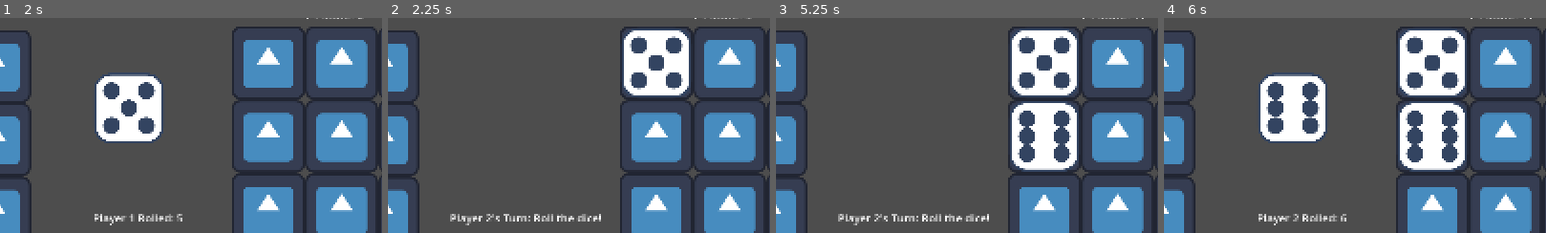
Above: before the commit, frames 1-4 (left to right).
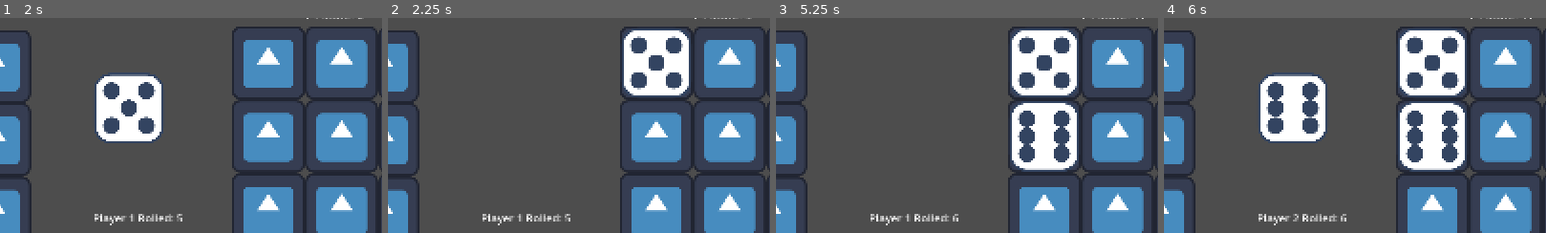
Above: after the commit, the same moments.

Repository: ggary104/High-Rollers
Game: Godot game, scene res://scenes/main_menu.tscn
Same seed, same stepped clock (60 frames per second), same inputs: the game is played once before the commit and once after it. The engine's default icon, where the game draws it, is replaced by a stand-in: a white triangle on a blue panel in a dark square.
Inputs (mouse positions are % of the whole screen's width and height, from its top left):
- Up to frame 1 (2 s): click "Player 1" at 0.5 s; click "Roll" at 1.25 s
- Up to frame 2 (2.25 s): tap Enter at 2 s; move the mouse to (67, 17) at 2.02 s; press the mouse at (67, 17) at 2.03 s
- Up to frame 3 (5.25 s): tap Space at 2.75, 5 s; move the mouse to (76, 17) at 2.77 s; release the mouse at (76, 17) at 2.78 s; click (76, 17) at 2.85 s; tap Enter at 3.5 s; move the mouse to (86, 17) at 3.52 s; press the mouse at (86, 17) at 3.53 s; release the mouse at (86, 17) at 4.25 s; click "Roll" at 4.25 s; move the mouse to (67, 34) at 5.02 s; click (67, 34) at 5.1 s
- Up to frame 4 (6 s): tap Enter at 5.75 s; move the mouse to (76, 34) at 5.77 s; press the mouse at (76, 34) at 5.78 s
The pictures show only the part of the screen within x 32-82%, y 7-57%; the shares and areas given below are measured in that part.

Frame 1 is identical in both runs. In frame 2, 0.9% of the frame differs, in the area x 16-56%, y 91-97%; in frame 3, 0.9%; in frame 4, nothing differs.

Commit message:
Did some final cleanups and fixes

Diff:
--- a/game/scenes/game.gd
+++ b/game/scenes/game.gd
@@ -24,16 +24,14 @@
 
 # Variables used in labels to display the scores and Which Players Turn Is It
 # On ready -> They need to load when the labels are loaded
-@onready var player1_score_label = $"UI-Elements/Player1Score"
-@onready var player2_score_label = $"UI-Elements/Player2Score"
-@onready var player1_roll_button = $"UI-Elements/Player1RollButton"
-@onready var player2_roll_button = $"UI-Elements/Player2RollButton"
-@onready var turn_indicator_label = $"UI-Elements/TurnIndicator"
-@onready var player1_roll = $"UI-Elements/Player1Roll"
-@onready var player2_roll = $"UI-Elements/Player2Roll"
-@onready var player1_dice_grid = $Board/DiceGrid
-@onready var player2_dice_grid = $Board/DiceGrid2
-@onready var dice_spawn_position = $Board/DiceSpawnPosition
+@onready var player1_score_label = $"UI-Elements/Player1Score" as Label
+@onready var player2_score_label = $"UI-Elements/Player2Score" as Label
+@onready var player1_roll_button = $"UI-Elements/Player1RollButton" as Button
+@onready var player2_roll_button = $"UI-Elements/Player2RollButton" as Button
+@onready var turn_indicator_label = $"UI-Elements/TurnIndicator" as Label
+@onready var player1_dice_grid = $Board/DiceGrid as DiceGrid
+@onready var player2_dice_grid = $Board/DiceGrid2 as DiceGrid
+@onready var dice_spawn_position = $Board/DiceSpawnPosition as Marker2D
 
 
 func _ready() -> void:
@@ -130,16 +128,16 @@
 	roll_dice()
 	update_ui()
 	await get_tree().create_timer(1.2).timeout  # delay before placing dice
-	var choice = computer_choice() #Then get the best choice
-	var tile = player2_dice_grid.get_tile(choice)
+	var choice: Vector2i = computer_choice() #Then get the best choice
+	var tile: DiceTile = player2_dice_grid.get_tile(choice)
 	place_dice(tile)
 
 
-func remove_opponent_dice(row_index, roll_value):
-
-	var opponent_rows = player2_rows if player_turn == 1 else player1_rows
-	var current_board = player2_dice_grid if player_turn == 1 else player1_dice_grid
-	var column = 0
+func remove_opponent_dice(row_index: int, roll_value: int):
+
+	var opponent_rows: Array = player2_rows if player_turn == 1 else player1_rows
+	var current_board: DiceGrid = player2_dice_grid if player_turn == 1 else player1_dice_grid
+	var column: int = 0
 
 	for value in opponent_rows[row_index]:
 		print(row_index)
@@ -149,9 +147,9 @@
 			opponent_rows[row_index][column] = 0
 			print_player_grids()
 			var destroyed_dice_index := Vector2i(column, row_index)
-			var tile = current_board.get_tile(destroyed_dice_index)
+			var tile: DiceTile = current_board.get_tile(destroyed_dice_index)
 			print(tile.index)
-			var dice = tile.dice
+			var dice: Dice = tile.dice
 			print(dice)
 			# TODO: Make dice send a signal to tile that sets the tile's dice property to null
 			dice.destroy()
@@ -159,12 +157,14 @@
 
 		column += 1
 
-
-func calculate_column_score(column):
-	var score = 0
-	var counts = {}
-
-	for die_value in column:
+	update_ui()
+
+
+func calculate_row_score(row: Array) -> int:
+	var score: int = 0
+	var counts := {}
+
+	for die_value in row:
 		#Get the number of times a digit ocurred
 		if die_value > 0:
 			if not counts.has(die_value):
@@ -173,41 +173,45 @@
 
 	for die_value in counts:
 		#Calculate the score based on the frequency
-		var num_of_dice = counts[die_value]
+		var num_of_dice: int = counts[die_value]
 		score += num_of_dice * die_value * num_of_dice
 
 	return score
 
 
-func switch_turn():
+func switch_turn() -> void:
 	check_game_over()
-	if(player_turn == 1):
+	if player_turn == 1:
 		player_turn = 2
-	else	:
+		player2_turn()
+	else:
 		player_turn = 1
-
-	update_ui()
-	# start next turn
-	if player_turn == 1:
 		player1_turn()
-	else:
-		player2_turn()
-
-
-func check_game_over():
-	var player1_full = true
+
+
+func check_game_over() -> void:
+	var player1_full: bool = true
 	for i in player1_rows:
 		if 0 in i:
 			player1_full = false
 
-	var player2_full = true
+	var player2_full: bool = true
 	for i in player2_rows:
 		if 0 in i:
 			player2_full = false
 
 	if player1_full or player2_full:
-		var player1_scores = calculate_column_score(player1_rows[0]) + calculate_column_score(player1_rows[1]) + calculate_column_score(player1_rows[2])
-		var player2_scores = calculate_column_score(player2_rows[0]) + calculate_column_score(player2_rows[1]) + calculate_column_score(player2_rows[2])
+		var player1_scores: int = (
+				calculate_row_score(player1_rows[0])
+				+ calculate_row_score(player1_rows[1])
+				+ calculate_row_score(player1_rows[2])
+		)
+
+		var player2_scores: int = (
+				calculate_row_score(player2_rows[0])
+				+ calculate_row_score(player2_rows[1])
+				+ calculate_row_score(player2_rows[2])
+		)
 
 		if player1_scores > player2_scores:
 			GameManager.winner_text = "Player 1 Wins";
@@ -224,8 +228,8 @@
 	var rows = [player2_rows[0], player2_rows[1], player2_rows[2]] #Get the value of the columns
 	var opponet_rows = [player1_rows[0], player1_rows[1], player1_rows[2]] #Opponent column to figure out the best move
 
-	var randice = get_random_tile()
-	return randice
+	var random_move: Vector2i = get_random_tile()
+	return random_move
 
 	#for i in range(3):
 		#if rows[i][2] != 0:
@@ -257,7 +261,7 @@
 
 
 func get_random_tile() -> Vector2i:
-	var random_tile_index = Vector2i.ZERO
+	var random_tile_index := Vector2i.ZERO
 	random_tile_index.x = randi() % 3
 	random_tile_index.y = randi() % 3
 
@@ -270,16 +274,16 @@
 # TODO: Put score calculation into its own function
 # TODO: Add UI management into its own node/script
 func update_ui():
-	var player1_score = (
-			calculate_column_score(player1_rows[0])
-			+ calculate_column_score(player1_rows[1])
-			+ calculate_column_score(player1_rows[2])
+	var player1_score: int = (
+			calculate_row_score(player1_rows[0])
+			+ calculate_row_score(player1_rows[1])
+			+ calculate_row_score(player1_rows[2])
 	)
 
-	var player2_score = (
-			calculate_column_score(player2_rows[0])
-			+ calculate_column_score(player2_rows[1])
-			+ calculate_column_score(player2_rows[2])
+	var player2_score: int = (
+			calculate_row_score(player2_rows[0])
+			+ calculate_row_score(player2_rows[1])
+			+ calculate_row_score(player2_rows[2])
 	)
 
 	player1_score_label.text = "P1 Score: " + str(player1_score)
--- a/game/scenes/game_over.gd
+++ b/game/scenes/game_over.gd
@@ -1,6 +1,8 @@
 extends Control
 
-func _ready():
+@onready var ResultLabel = $VBoxContainer/Result as Label
+
+func _ready() -> void:
 	$VBoxContainer/Result.text = GameManager.winner_text
 
 
--- a/game/scenes/main_menu.gd
+++ b/game/scenes/main_menu.gd
@@ -1,11 +1,11 @@
 extends Control
 
 
-func _on_player_one_button_pressed():
+func _on_player_one_button_pressed() -> void:
 	GameManager.playerNumber = 1
 	SceneManager.change_scene("res://scenes/game.tscn")
 
 
-func _on_player_two_button_pressed():
+func _on_player_two_button_pressed() -> void:
 	GameManager.playerNumber = 2
 	SceneManager.change_scene("res://scenes/game.tscn")
--- a/game/scripts/SceneManager.gd
+++ b/game/scripts/SceneManager.gd
@@ -1,4 +1,4 @@
 extends Node
 
-func change_scene(scene_path):
+func change_scene(scene_path: String) -> void:
 	get_tree().change_scene_to_file(scene_path)
--- a/game/scripts/dice.gd
+++ b/game/scripts/dice.gd
@@ -1,9 +1,9 @@
 class_name Dice
 extends Node2D
 
-@onready var sprite = $AnimatedSprite2D
+@onready var sprite = $AnimatedSprite2D as AnimatedSprite2D
 
-var score_value:int = 0:
+var score_value: int = 0:
 	set = set_score_value,
 	get = get_score_value
 
@@ -12,9 +12,10 @@
 	pass
 
 
-func set_score_value(new_score_value:int) -> void:
+func set_score_value(new_score_value: int) -> void:
 	score_value = new_score_value
-	sprite.play(str(score_value))
+	var score_value_as_string: String = str(score_value)
+	sprite.play(score_value_as_string)
 
 
 func get_score_value() -> int:
--- a/game/scripts/dice_grid.gd
+++ b/game/scripts/dice_grid.gd
@@ -2,7 +2,7 @@
 extends Node2D
 
 
-signal on_tile_selected(reference_to_tile)
+signal on_tile_selected(reference_to_tile: DiceTile)
 
 var Tile := preload("res://scenes/dice_tile.tscn")
 var row_size: int = 3
--- a/game/scripts/dice_tile.gd
+++ b/game/scripts/dice_tile.gd
@@ -1,27 +1,27 @@
 class_name DiceTile
 extends Node2D
 
-signal selected(reference_to_self)
+signal selected(reference_to_self: DiceTile)
 
-var mouse_entered := false
+var is_touching_mouse: bool = false
 var index := Vector2i.ZERO
-var enabled := false
-var dice = null
+var enabled: bool = false
+var dice: Dice = null
 
-@onready var Sprite = $Sprite2D
-@onready var size = Sprite.get_rect().size.x * Sprite.scale.x
+@onready var Sprite = $Sprite2D as Sprite2D
+@onready var size: float = Sprite.get_rect().size.x * Sprite.scale.x
 
 
 func _on_area_2d_mouse_entered() -> void:
-	mouse_entered = true
+	is_touching_mouse = true
 
 
 func _on_area_2d_mouse_exited() -> void:
-	mouse_entered = false
+	is_touching_mouse = false
 
 
 func _input(event: InputEvent) -> void:
-	if event.is_action_pressed("click") and mouse_entered and enabled:
+	if event.is_action_pressed("click") and is_touching_mouse and enabled:
 		select()
 
 
